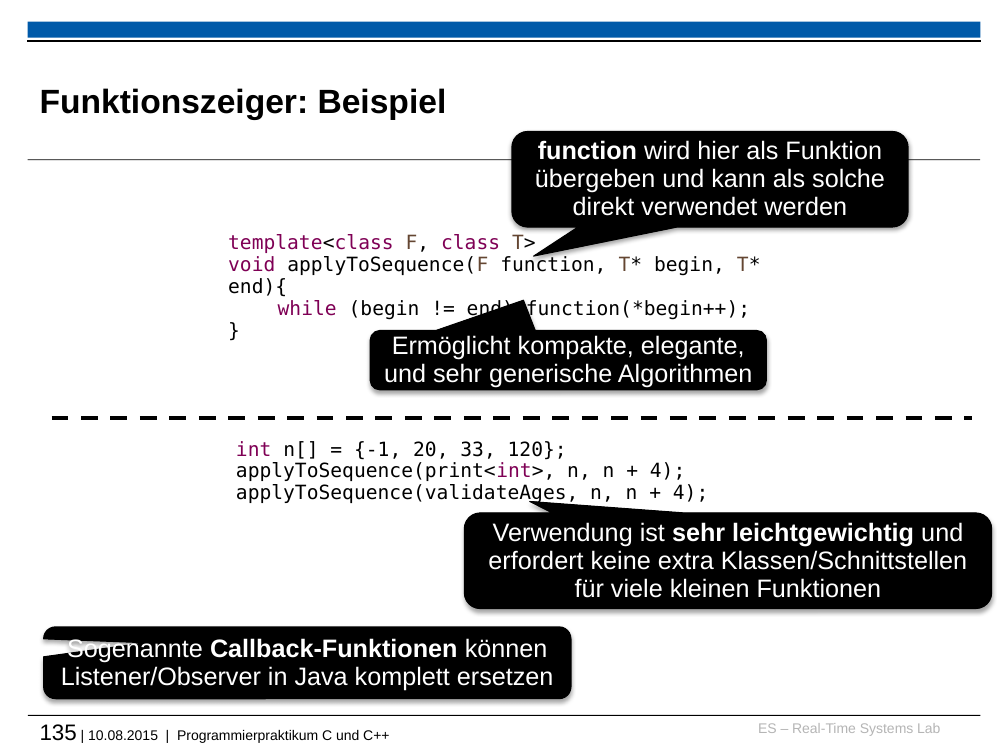
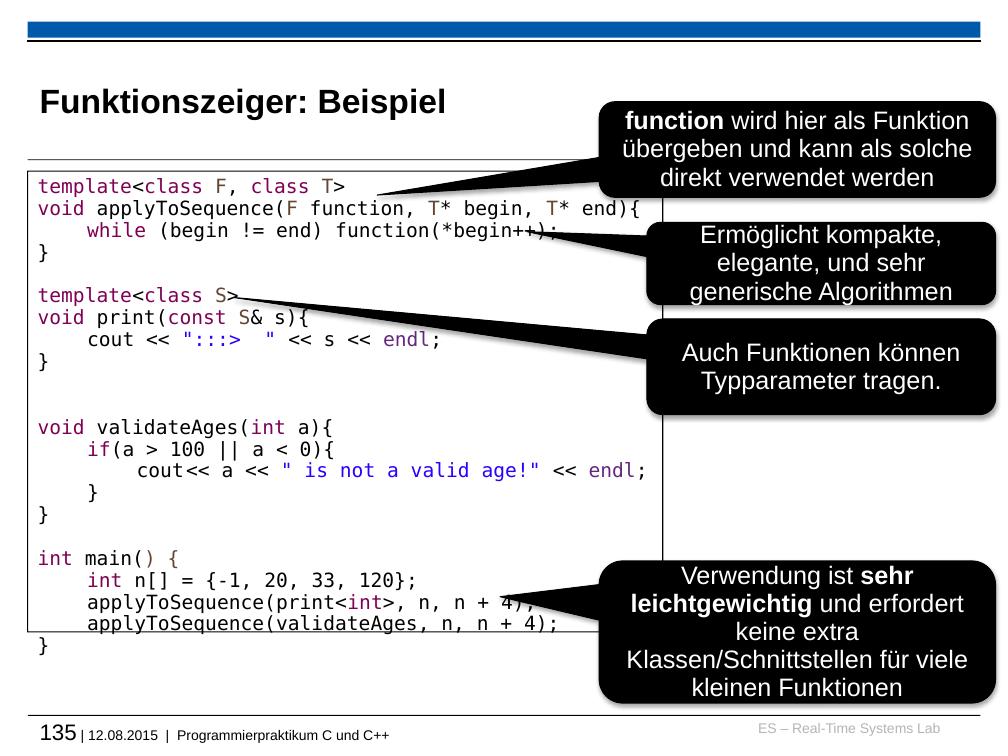
Before and after one commit to h82k/tud-cppp, a slide deck: slide 135 of vorlesung/cppp_lecture.pptx. Drawn at 1008x756 pixels with LibreOffice and Linux fonts; fonts in the diff are those of the drawing; background and template pictures are left out. Boxes give left, top, right and bottom in pixels: in the first picture for what was removed or moved away, otherwise in the second. Text is boxed around its words. In the diff, an @@ line names an element or a change of style, - is before the commit and + after.

```diff
--- a/vorlesung/cppp_lecture.pptx
+++ b/vorlesung/cppp_lecture.pptx
@@ rounded speech box "function wird hier als Funktion ..." moved from (x1=512, y1=131, x2=908, y2=227) to (x1=599, y1=102, x2=995, y2=198) @@
@@ folded corner "template<class F, class T>" resized from (x1=228, y1=234, x2=761, y2=320) to (x1=27, y1=171, x2=662, y2=632) @@
@@ folded corner "template<class F, class T>" at (x1=27, y1=171, x2=662, y2=632): outline none to #000000 0.75 pt @@
@@ proportions changed in 3 elements at (x1=599, y1=102, x2=995, y2=198), (x1=599, y1=560, x2=995, y2=703), (x1=647, y1=223, x2=996, y2=305) @@
@@ rounded speech box "Ermöglicht kompakte, elegante, und sehr ..." resized from (x1=370, y1=331, x2=766, y2=390) to (x1=647, y1=223, x2=996, y2=305) @@
@@ text in folded corner at (x1=38, y1=287, x2=648, y2=635): paragraphs added @@
+template<class S>
+void print(const S& s){
+cout << ":::> " << s << endl;
+}
+void validateAges(int a){
+if(a > 100 || a < 0){
+cout << a << " is not a valid age!" << endl;
+}
+}
+int main() {
+int n[] = {-1, 20, 33, 120};
+applyToSequence(print<int>, n, n + 4);
+applyToSequence(validateAges, n, n + 4);
+}
@@ rounded speech box added at (x1=647, y1=319, x2=996, y2=414), fill #000000, outline #000000 0.75 pt, 18 pt, text #FFFFFF @@
+Auch Funktionen können Typparameter tragen.
@@ line removed from (51, 417) to (973, 417) @@
@@ text removed at (x1=236, y1=441, x2=708, y2=505) @@
-int n[] = {-1, 20, 33, 120};
-applyToSequence(print<int>, n, n + 4);
-applyToSequence(validateAges, n, n + 4);
@@ rounded speech box "Verwendung ist sehr leichtgewichtig und ..." resized from (x1=465, y1=513, x2=992, y2=609) to (x1=599, y1=560, x2=995, y2=703) @@
@@ rounded speech box removed at (x1=43, y1=627, x2=571, y2=699) @@
-Sogenannte Callback-Funktionen können Listener/Observer in Java komplett ersetzen
@@ text at (x1=40, y1=724, x2=389, y2=743): text changed @@
-135 | 10.08.2015 | Programmierpraktikum C und C++
+135 | 12.08.2015 | Programmierpraktikum C und C++
```
Also in this commit, not shown: 33 other slides changed, 3 other files.
